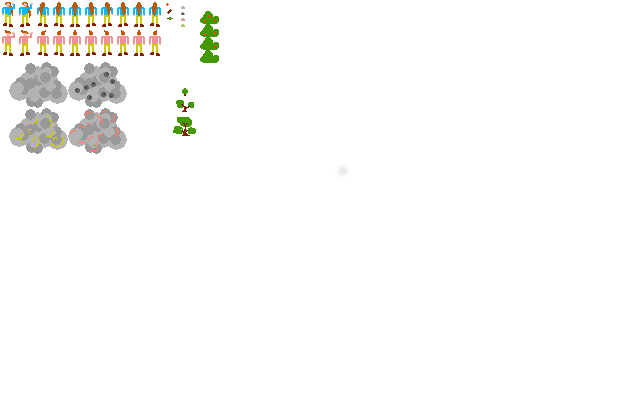
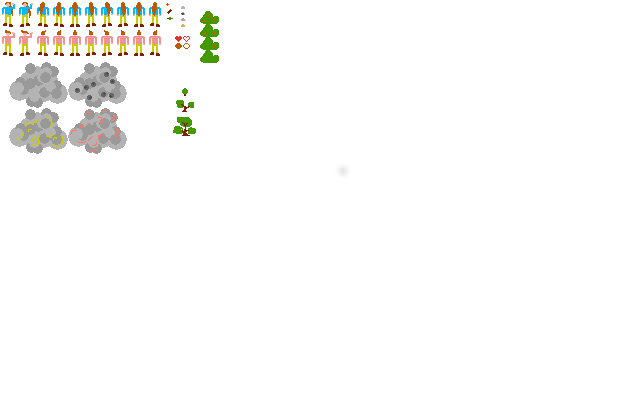
Two versions of the same layered image (640 x 400). Layer-by-layer changes:
painted on "Hintergrund" over bbox(175, 36, 190, 49)
